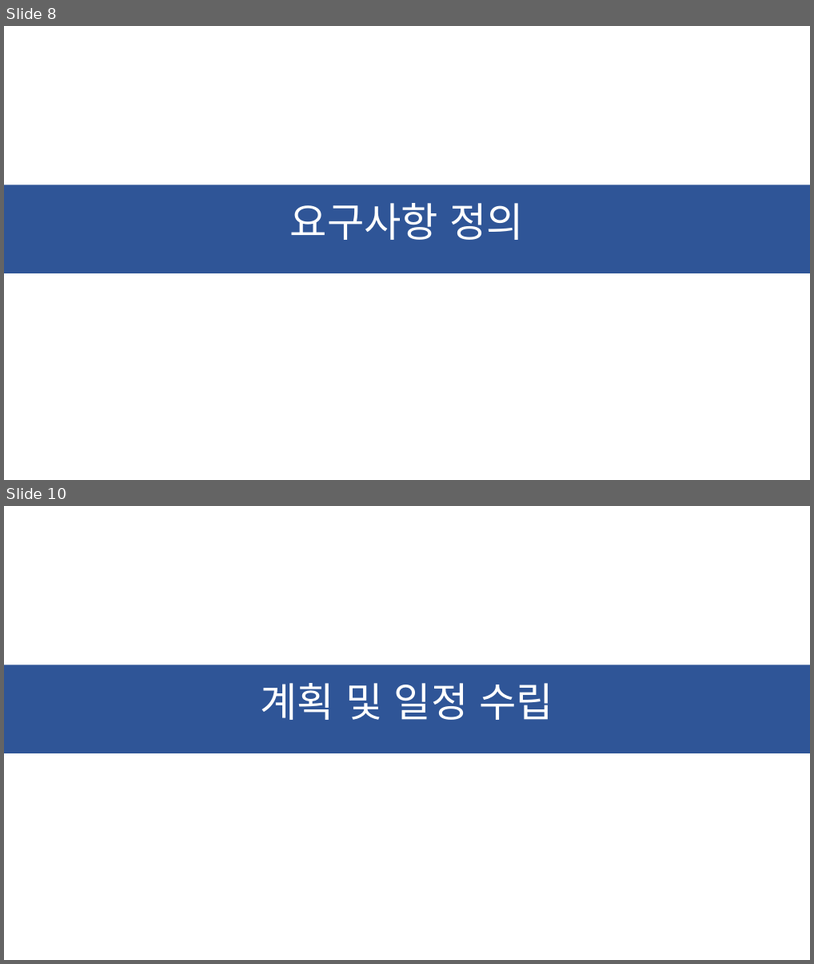
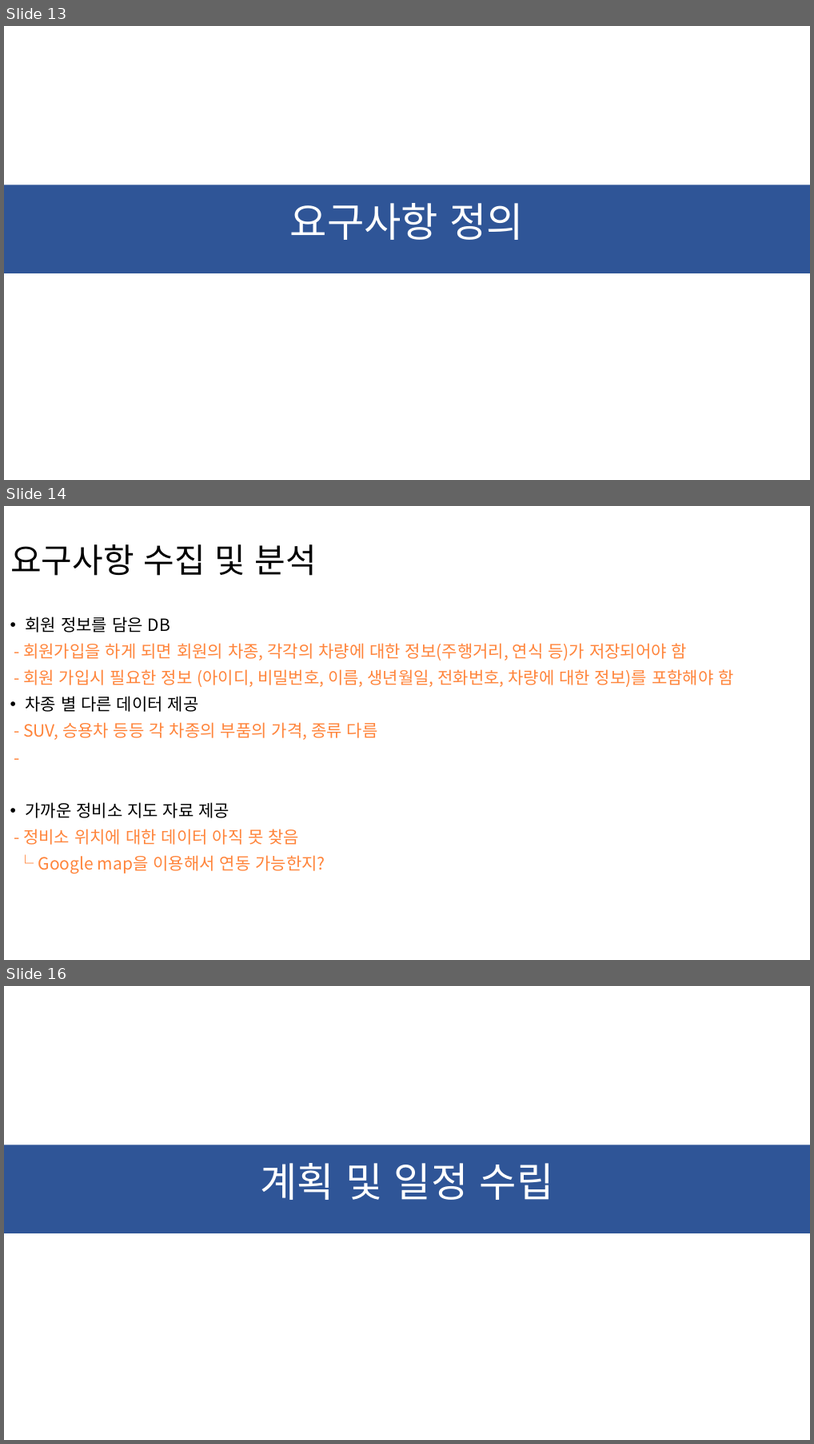
Before and after one commit to ChaeSung-Lee/DJ_InternShip, a slide deck: 2021_Summer/jp.hong/Project_BnC_jph.pptx. Shown one above the other, each under a label of ours: slides 8 and 10 before the commit, slides 13, 14 and 16 after it; the slides between them are not shown. The pictures are 814x964 and 814x1444 pixels, drawn with LibreOffice and Linux fonts; fonts in the diff are those of the drawing. Boxes give left, top, right and bottom in pixels: in the first picture for what was removed or moved away, otherwise in the second. Text is boxed around its words. In the diff, an @@ line names an element or a change of style, - is before the commit and + after.

```diff
--- a/2021_Summer/jp.hong/Project_BnC_jph.pptx
+++ b/2021_Summer/jp.hong/Project_BnC_jph.pptx
@@ slide 14 added at (4,506,810,960), background #FFFFFF @@
@@ title added at (5,518,737,606), fill #FFFFFF, outline #FFFFFF 0.75 pt, 40 pt, text #000000 @@
+요구사항 수집 및 분석
@@ text added at (23,616,734,873), 20 pt, text #FF843A @@
+• 회원 정보를 담은 DB
+- 회원가입을 하게 되면 회원의 차종, 각각의 차량에 대한 정보(주행거리, 연식 등)가 저장되어야 함
+- 회원 가입시 필요한 정보 (아이디, 비밀번호, 이름, 생년월일, 전화번호, 차량에 대한 정보)를 포함해야 함
+• 차종 별 다른 데이터 제공
+- SUV, 승용차 등등 각 차종의 부품의 가격, 종류 다름
+-
+• 가까운 정비소 지도 자료 제공
+- 정비소 위치에 대한 데이터 아직 못 찾음
+└ Google map을 이용해서 연동 가능한지?
@@ what was slide 8 is now slide 13 @@
@@ what was slide 10 is now slide 16 @@
```
Also in this commit, not shown: 2 slides changed, 7 other slides added, 2 slides removed, 2 other files.
